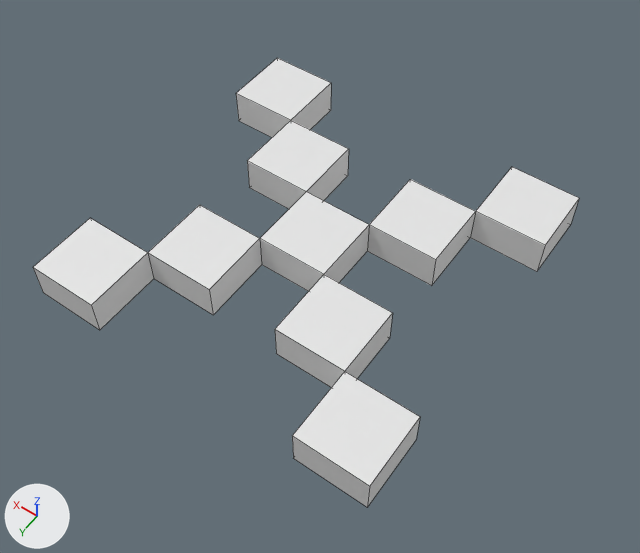
The Blender file Assets/Models/Binary Particles.blend, before and after one commit.
Camera for both pictures: a 50 mm camera at (-0.365, 0.502, 0.738) aimed at (-0.02, 0.019, -0.021). Every picture has the same lights, and +X, +Y and +Z are marked at lower left. Mesh edges are drawn as thin lines.

Names of what the first picture shows: 'Particle.Fail2'.
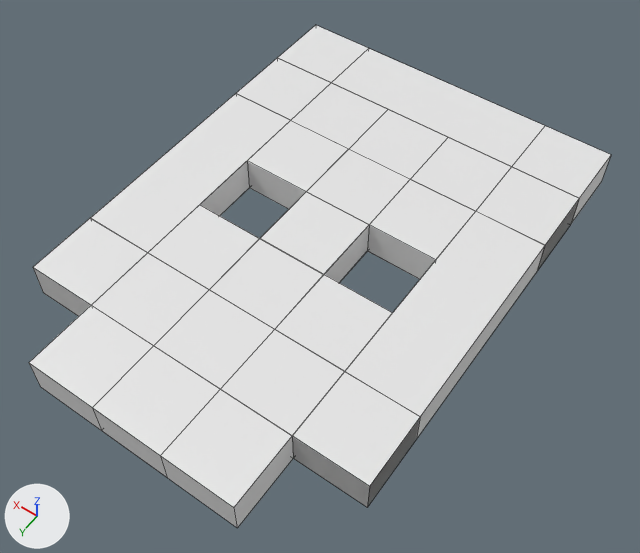
Scene script edits in JSON lines:
```json
{"op": "remove", "block": "ob_particle_one", "code": "ob_particle_one.hide_set(True)"}
{"op": "remove", "block": "ob_particle_zero", "code": "ob_particle_zero.hide_set(True)"}
{"op": "remove", "block": "ob_particle_fail", "code": "ob_particle_fail.hide_set(True)"}
```

Pixel boxes [x1, y1, x2, y2] of what changed, in the pictures (640 x 553 px):
```json
{"object": "Particle.Zero", "change": "shown", "after": [29, 48, 579, 528]}
{"object": "Particle.One", "change": "shown", "after": [105, 25, 611, 444]}
{"object": "Particle.Fail", "change": "shown", "after": [92, 83, 545, 439]}
{"object": "Particle.Fail2", "change": "unchanged, covered by the edit", "before": [33, 58, 579, 507], "after": [33, 121, 578, 506]}
```
